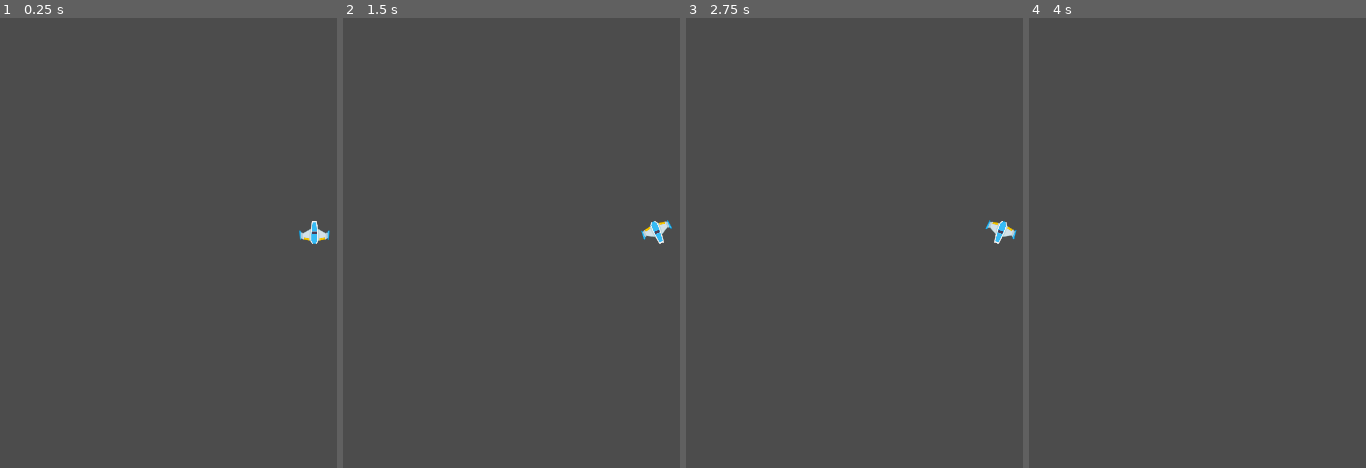
Above: before the commit, frames 1-4 (left to right).
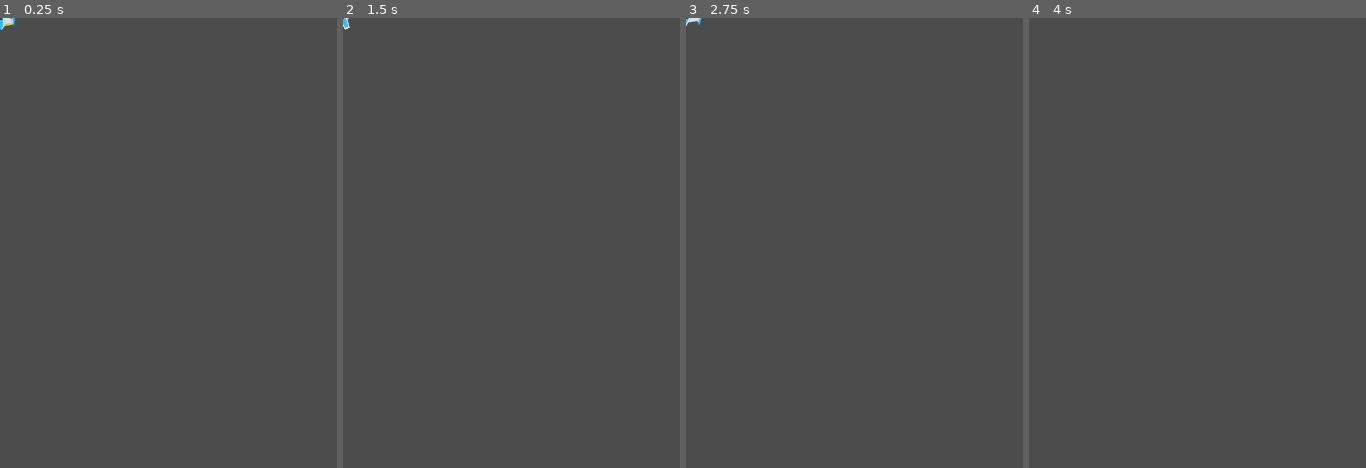
Above: after the commit, the same moments.

Repository: Korppi/AsteroidsClone
Game: Godot game, scene res://scenes/game/player/PlayerFakePhysics.tscn
The game is run twice, just before and just after one commit, with the same random seed, the same clock (stepped at 60 frames per second) and the same inputs. The project has no main scene, so this scene is started directly.
Inputs:
- Up to frame 1 (0.25 s): no input
- Up to frame 2 (1.5 s): tap Enter at 0.5 s; hold D (turn_right) 0.53-1.28 s; tap Space (fire_laser) at 0.6, 1.35 s; hold A (turn_left) from 1.28 s (still down)
- Up to frame 3 (2.75 s): release A (turn_left) at 2.03 s; hold D (turn_right) from 2.03 s (still down); tap Space (fire_laser) at 2.1 s
- Up to frame 4 (4 s): release D (turn_right) at 2.78 s; hold W (move_forward) 2.78-3.53 s; tap Space (fire_laser) at 2.85, 3.6 s; hold A (turn_left) from 3.53 s (still down)

The runs differ from the first frame. In frame 1, 0.3% of the frame differs, in the area x 0-98%, y 0-51%; in frame 2, 0.3%; in frame 3, 0.3%; in frame 4, nothing differs.
Error before the commit: Invalid get index 'global_position' (on base: 'null instance'). (res://scenes/game/player/PlayerFakePhysics.gd:18)

Commit message:
set position to zero, added gun point

Diff:
--- a/scenes/game/player/PlayerFakePhysics.tscn
+++ b/scenes/game/player/PlayerFakePhysics.tscn
@@ -15,7 +15,6 @@
 } ]
 
 [node name="PlayerFakePhysics" type="Area2D"]
-position = Vector2( 503, 343 )
 script = ExtResource( 5 )
 __meta__ = {
 "_edit_group_": true
@@ -27,3 +26,8 @@
 
 [node name="PlayerSprite" type="AnimatedSprite" parent="PlayerShipType"]
 frames = SubResource( 1 )
+
+[node name="Gun" type="Position2D" parent="."]
+position = Vector2( 0, -20 )
+
+[node name="Lasers" type="Node" parent="."]
